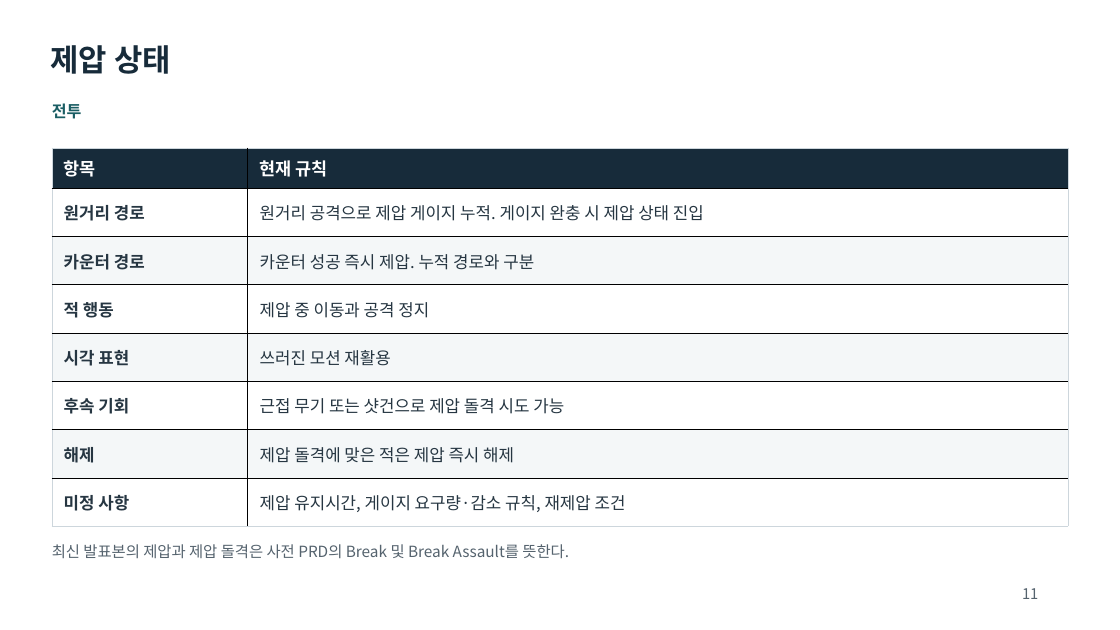
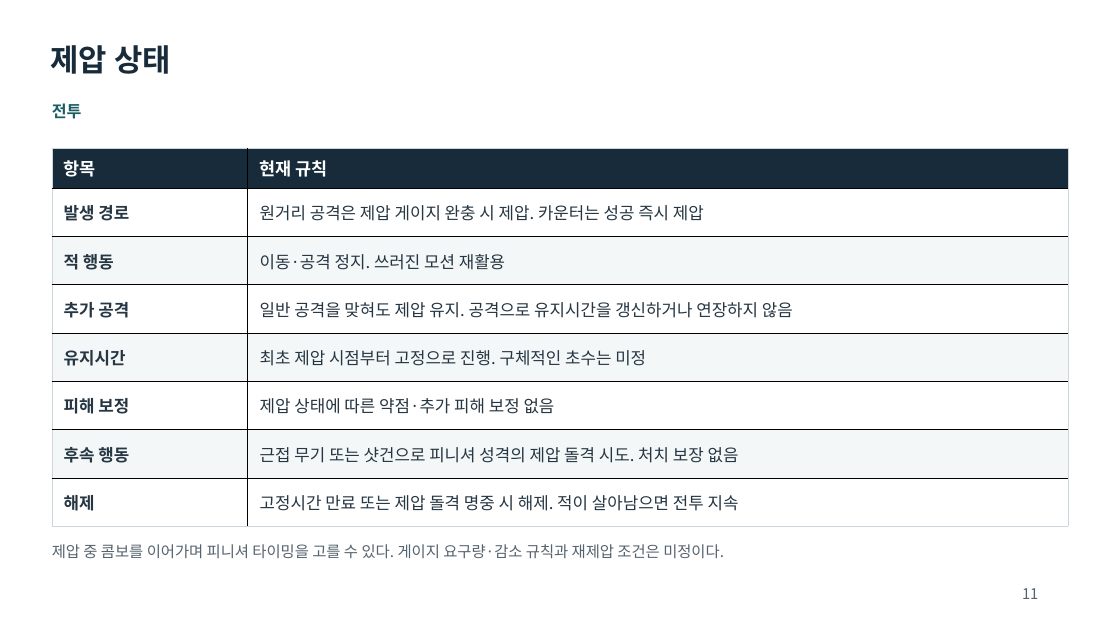
Before and after one commit to rachimel/FerrialDrive, a slide deck: slide 11 of docs/기획서.pptx. Drawn at 1120x630 pixels with LibreOffice and Linux fonts; fonts in the diff are those of the drawing. Boxes give left, top, right and bottom in pixels: in the first picture for what was removed or moved away, otherwise in the second. Text is boxed around its words. In the diff, an @@ line names an element or a change of style, - is before the commit and + after.

Commit message:
제압 규칙 확정 및 히로인 AI 이미지 제외

```diff
--- a/docs/기획서.pptx
+++ b/docs/기획서.pptx
@@ table at (52,148,1068,527) @@
-row 2, column 1: 원거리 경로
+row 2, column 1: 발생 경로
-row 2, column 2: 원거리 공격으로 제압 게이지 누적. 게이지 완충 시 제압 상태 진입
+row 2, column 2: 원거리 공격은 제압 게이지 완충 시 제압. 카운터는 성공 즉시 제압
-row 3, column 1: 카운터 경로
+row 3, column 1: 적 행동
-row 3, column 2: 카운터 성공 즉시 제압. 누적 경로와 구분
+row 3, column 2: 이동·공격 정지. 쓰러진 모션 재활용
-row 4, column 1: 적 행동
+row 4, column 1: 추가 공격
-row 4, column 2: 제압 중 이동과 공격 정지
+row 4, column 2: 일반 공격을 맞혀도 제압 유지. 공격으로 유지시간을 갱신하거나 연장하지 않음
-row 5, column 1: 시각 표현
+row 5, column 1: 유지시간
-row 5, column 2: 쓰러진 모션 재활용
+row 5, column 2: 최초 제압 시점부터 고정으로 진행. 구체적인 초수는 미정
-row 6, column 1: 후속 기회
+row 6, column 1: 피해 보정
-row 6, column 2: 근접 무기 또는 샷건으로 제압 돌격 시도 가능
+row 6, column 2: 제압 상태에 따른 약점·추가 피해 보정 없음
-row 7, column 1: 해제
+row 7, column 1: 후속 행동
-row 7, column 2: 제압 돌격에 맞은 적은 제압 즉시 해제
+row 7, column 2: 근접 무기 또는 샷건으로 피니셔 성격의 제압 돌격 시도. 처치 보장 없음
-row 8, column 1: 미정 사항
+row 8, column 1: 해제
-row 8, column 2: 제압 유지시간, 게이지 요구량·감소 규칙, 재제압 조건
+row 8, column 2: 고정시간 만료 또는 제압 돌격 명중 시 해제. 적이 살아남으면 전투 지속
@@ text at (52,544,724,558): text changed @@
-최신 발표본의 제압과 제압 돌격은 사전 PRD의 Break 및 Break Assault를 뜻한다.
+제압 중 콤보를 이어가며 피니셔 타이밍을 고를 수 있다. 게이지 요구량·감소 규칙과 재제압 조건은 미정이다.
```
Also in this commit, not shown: 5 other slides changed, 2 other files.
